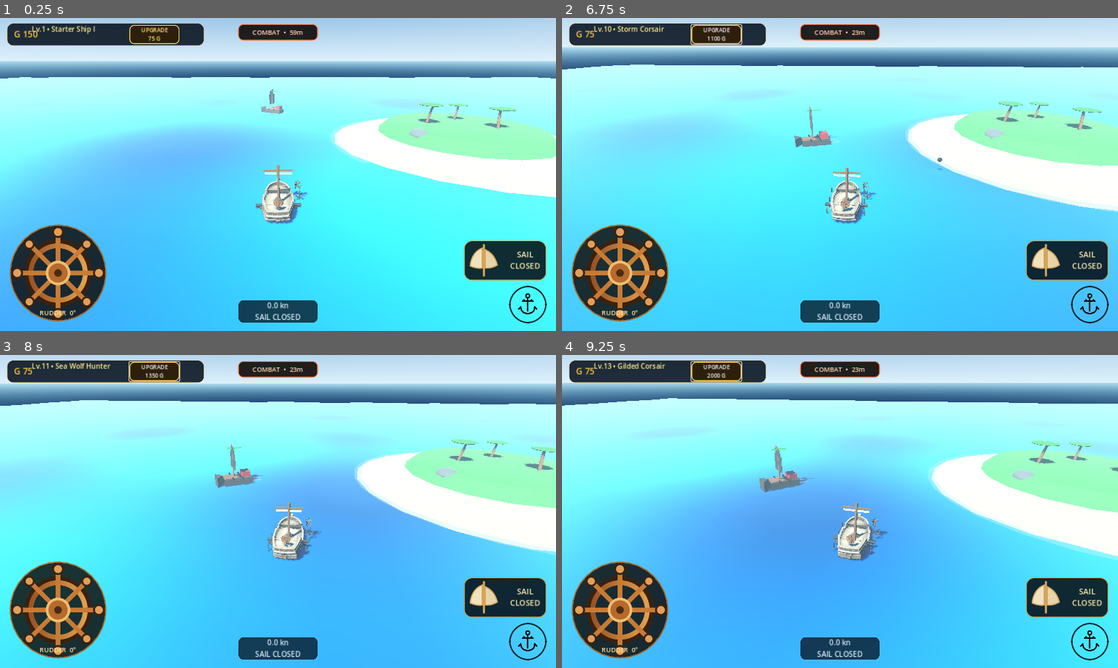
Above: before the commit, frames 1-4 (two rows, left to right).
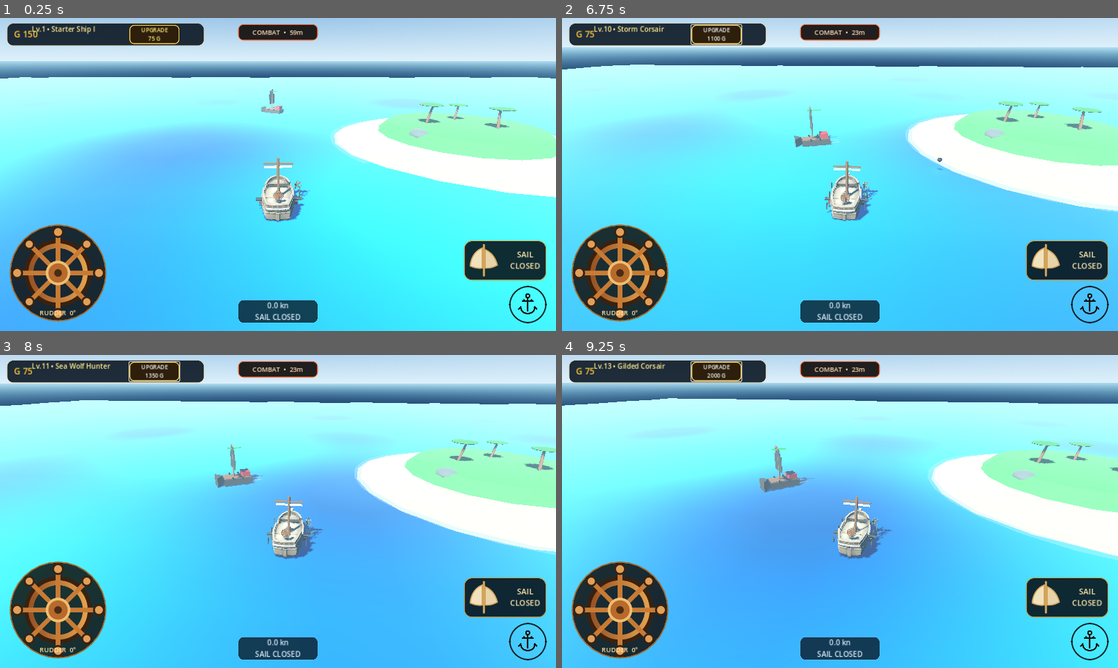
Above: after the commit, the same moments.

Repository: za99405com-ui/Pirate-Seasonline
Game: Godot game, scene res://scenes/world/world.tscn
Two runs of this game, one before a commit and one after it. Both use one fixed random seed, a clock stepped at 60 frames per second and the inputs below.
Inputs:
- Up to frame 1 (0.25 s): no input
- Up to frame 2 (6.75 s): click "UPGRADE 75 G" at 0.5 s; click "UPGRADE 120 G" at 1.25 s; click "UPGRADE 180 G" at 2 s; click "UPGRADE 250 G" at 2.75 s; click "UPGRADE 340 G" at 3.5 s; click "UPGRADE 450 G" at 4.25 s; click "UPGRADE 580 G" at 5 s; click "UPGRADE 720 G" at 5.75 s; click "UPGRADE 900 G" at 6.5 s
- Up to frame 3 (8 s): click "UPGRADE 1100 G" at 7.25 s
- Up to frame 4 (9.25 s): click "UPGRADE 1350 G" at 8 s; click "UPGRADE 1650 G" at 8.75 s

The runs differ from the first frame. In frame 1, 0.9% of the frame differs, in the area x 46-56%, y 44-66%; in frame 2, 0.8%; in frame 3, 0.9%; in frame 4, 0.9%, in the area x 48-60%, y 45-66%.

Commit message:
Raise real hull to natural waterline and realign sail, helm and guns

Diff:
--- a/godot_game/scripts/player/modular_ship_visuals.gd
+++ b/godot_game/scripts/player/modular_ship_visuals.gd
@@ -53,7 +53,7 @@
 	for side in [-1.0, 1.0]:
 		for z in [-2.8, -0.5, 1.9]:
 			_box(_repair_details, Vector3(0.10, 0.70, 0.28),
-				Vector3(side * 2.08, 0.35, z), iron)
+				Vector3(side * 2.08, 1.10, z), iron)
 	_repair_details.visible = false
 
 func _import_hull(parent: Node3D, path: String) -> bool:
@@ -72,7 +72,7 @@
 		if extents.x > extents.z:
 			asset.rotation.y = -PI * 0.5
 		asset.scale = Vector3.ONE * (8.6 / maxf(maxf(extents.x, extents.z), 0.01))
-		asset.position.y = -1.45
+		asset.position.y = -0.65
 		# Set the editable pivot once, then keep it fixed across levels.
 	return true
 
@@ -96,6 +96,7 @@
 func _build_sail() -> void:
 	_sail = Node3D.new()
 	_sail.name = "SailRig"
+	_sail.position.y = 0.75
 	add_child(_sail)
 	var mast_mat := _mat(Color(0.37, 0.23, 0.12), false)
 	var fabric_mat := _mat(Color(0.83, 0.79, 0.67), false)
@@ -117,7 +118,7 @@
 func _build_helm() -> void:
 	_helm = Node3D.new()
 	_helm.name = "SteeringWheel"
-	_helm.position = Vector3(0.0, 2.14, 3.05)
+	_helm.position = Vector3(0.0, 2.89, 3.05)
 	add_child(_helm)
 	var wood := _mat(Color(0.40, 0.24, 0.12), false)
 	_cylinder(_helm, 0.10, 0.52, Vector3(0, -0.22, 0), wood)
@@ -139,7 +140,7 @@
 	for side in [-1.0, 1.0]:
 		var cannon := Node3D.new()
 		cannon.name = "StarboardCannon" if side > 0.0 else "PortCannon"
-		cannon.position = Vector3(side * 1.80, 0.22, 0.35)
+		cannon.position = Vector3(side * 1.80, 0.97, 0.35)
 		add_child(cannon)
 		_box(cannon, Vector3(0.64, 0.35, 0.72), Vector3(-side * 0.05, -0.19, 0), wood)
 		var barrel := _cylinder(cannon, 0.18, 0.94,
